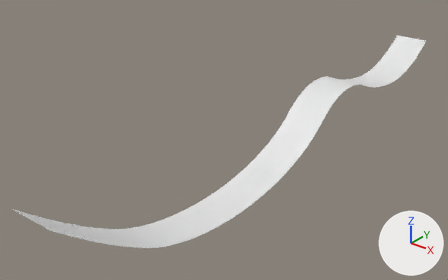
An edit to the FBX model Assets/Track.fbx, drawn before and after from the same camera.
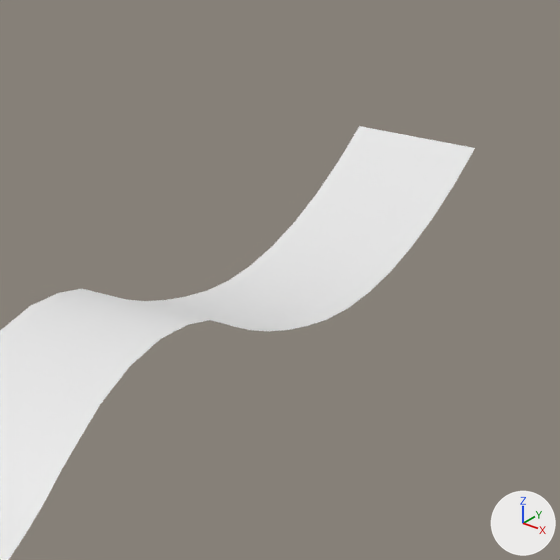
Each version appears first whole from a 50 mm camera at (60.0, -94.6, 52.6) aimed at (-8.9, -8.5, -0.8), and next in a close-up on the part from 68% to 100% of the width and 1% to 52% of the height. Every picture has the same lights, and +X, +Y and +Z are marked at lower right.
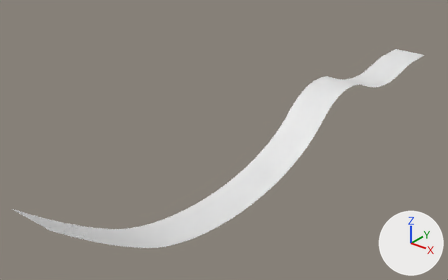
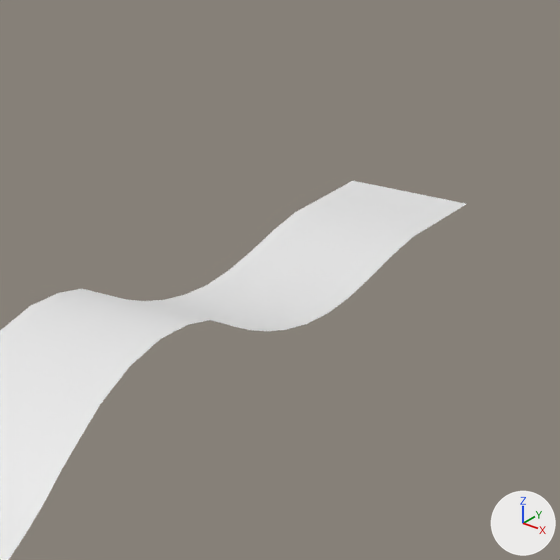
Patch to the scene script:
```diff
--- a/Assets/Track.fbx.py
+++ b/Assets/Track.fbx.py
@@ me_cylinder_001 @@
 me_cylinder_001.from_pydata(...)  # 92 vertices, 45 faces; spans x -4.0..4.0, y -58.4..58.4, z -6.9..9.7
 # used by ob_cylinder; location = (0.0, 0.0, 0.0)
 # before: 70 (-4.0, 49.9, 1.6) at pixel (294, 221), 71 (4.0, 49.9, 1.6) at pixel (411, 246), 76 (-4.0, 41.0, 0.0) at pixel (228, 280), 77 (4.0, 41.0, 0.0) at pixel (347, 308)
-me_cylinder_001.vertices[64].co = (-4.0, 58.4, 6.0)  # pixel (359, 126)
-me_cylinder_001.vertices[65].co = (4.0, 58.4, 6.0)  # pixel (475, 148)
-me_cylinder_001.vertices[66].co = (-4.0, 55.6, 4.2)  # pixel (338, 161)
-me_cylinder_001.vertices[67].co = (4.0, 55.6, 4.2)  # pixel (454, 184)
-me_cylinder_001.vertices[68].co = (-4.0, 52.8, 2.8)  # pixel (316, 193)
-me_cylinder_001.vertices[69].co = (4.0, 52.8, 2.8)  # pixel (433, 217)
-me_cylinder_001.vertices[72].co = (-4.0, 46.9, 0.7)  # pixel (272, 245)
-me_cylinder_001.vertices[73].co = (4.0, 46.9, 0.7)  # pixel (390, 271)
-me_cylinder_001.vertices[74].co = (-4.0, 43.9, 0.2)  # pixel (250, 265)
-me_cylinder_001.vertices[75].co = (4.0, 43.9, 0.2)  # pixel (368, 292)
-me_cylinder_001.vertices[78].co = (-4.0, 38.0, 0.2)  # pixel (206, 290)
-me_cylinder_001.vertices[79].co = (4.0, 38.0, 0.2)  # pixel (327, 319)
-me_cylinder_001.vertices[80].co = (-4.0, 35.2, 0.6)  # pixel (185, 296)
-me_cylinder_001.vertices[81].co = (4.0, 35.2, 0.6)  # pixel (306, 326)
+# me_cylinder_001 part 1
+for i in [70, 71, 76, 77]: me_cylinder_001.vertices[i].co += Vector((0.0, 0.0, 0.7))
+me_cylinder_001.vertices[64].co = (-4.0, 58.4, 2.2)  # pixel (352, 180)
+me_cylinder_001.vertices[65].co = (4.0, 58.4, 2.2)  # pixel (467, 203)
+me_cylinder_001.vertices[66].co = (-4.0, 55.6, 2.2)  # pixel (334, 190)
+me_cylinder_001.vertices[67].co = (4.0, 55.6, 2.2)  # pixel (450, 214)
+me_cylinder_001.vertices[68].co = (-4.0, 52.8, 2.2)  # pixel (315, 200)
+me_cylinder_001.vertices[69].co = (4.0, 52.8, 2.2)  # pixel (432, 225)
+me_cylinder_001.vertices[72].co = (-4.0, 46.9, 1.8)  # pixel (274, 229)
+me_cylinder_001.vertices[73].co = (4.0, 46.9, 1.8)  # pixel (392, 255)
+me_cylinder_001.vertices[74].co = (-4.0, 43.9, 1.3)  # pixel (252, 250)
+me_cylinder_001.vertices[75].co = (4.0, 43.9, 1.3)  # pixel (370, 276)
+me_cylinder_001.vertices[78].co = (-4.0, 38.0, 0.6)  # pixel (207, 284)
+me_cylinder_001.vertices[79].co = (4.0, 38.0, 0.6)  # pixel (327, 313)
+me_cylinder_001.vertices[80].co = (-4.0, 35.2, 0.8)  # pixel (185, 294)
+me_cylinder_001.vertices[81].co = (4.0, 35.2, 0.8)  # pixel (306, 323)
```

Where the change shows, as pixel boxes (x1, y1, x2, y2) in the close-ups (560 x 560 px; the box of a moved part takes in the faces that stretch with it):
'Cylinder', reshaped: before (0, 126, 475, 560); after (0, 181, 466, 560)
part 1 of me_cylinder_001, moved or reshaped: before (165, 126, 475, 330); after (165, 181, 466, 330)
